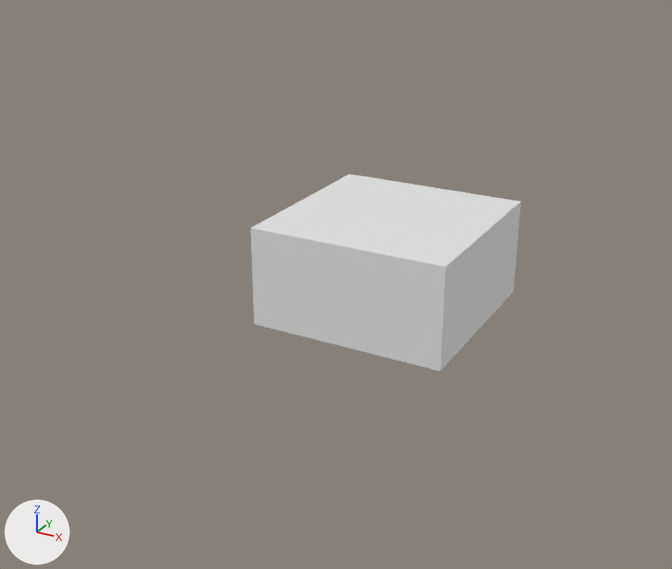
The FBX model UVVR/Assets/Models/Room.fbx: old version first, new version second.
Camera for both pictures: a 50 mm camera at (11.54, -24.48, 12.62) aimed at (-0.06, -3.38, 2.07). The lights are fixed; the arrows at lower left show +X, +Y and +Z. Where no turn or scale is listed for an object, it has been applied to the vertices.

The older version as bpy lines, for what is in view:
```python
me_cube = bpy.data.meshes.new('Cube')
me_cube.from_pydata(...)  # 16 vertices, 12 faces; spans x -3.09..3.09, y -3.09..3.09, z -0.01..3.14
# faces by material slot: [10, 1, 1]
me_cube.materials.append(mat_walls)  # white #e7e7e7
me_cube.materials.append(mat_floor)  # white #e7e7e7
me_cube.materials.append(mat_ceiling)  # white #e7e7e7
ob_cube_002 = bpy.data.objects.new('Cube.002', me_cube)
ob_cube_002.location = (0.0, 0.0, 0.0)
```
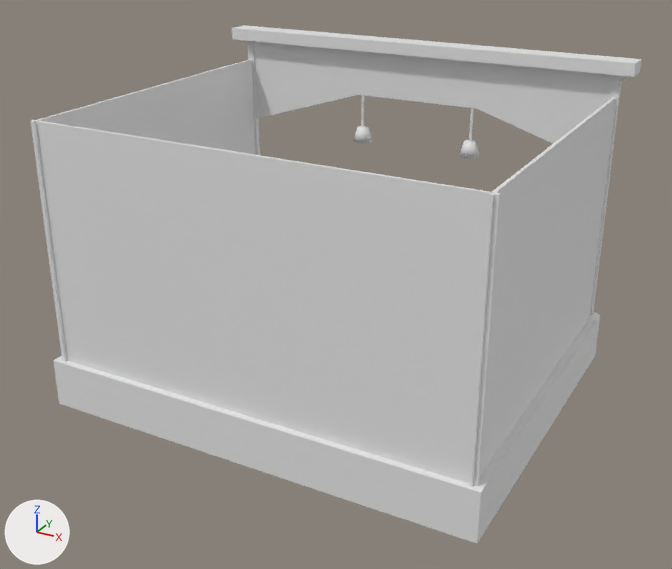
Scene script edits in JSON lines:
```json
{"block": "me_cube", "where": "# used by ob_cube_002; location = (0.0, 0.0, 0.0)"}
{"op": "remove", "block": "me_cube", "code": "me_cube.from_pydata(...)  # 16 vertices, 12 faces; spans x -3.09..3.09, y -3.09..3.09, z -0.01..3.14"}
{"op": "remove", "block": "me_cube", "code": "me_cube.materials.append(mat_walls)  # white #e7e7e7"}
{"op": "remove", "block": "me_cube", "code": "me_cube.materials.append(mat_floor)  # white #e7e7e7"}
{"op": "remove", "block": "me_cube", "code": "me_cube.materials.append(mat_ceiling)  # white #e7e7e7"}
{"op": "add", "block": "me_cube", "code": "me_cube.from_pydata(...)  # 158 vertices, 158 faces; spans x -6.46..6.46, y -10.79..-0.54, z -1.0..8.07"}
{"block": "me_cube", "change": "me_cube part 1: a new loose piece of 156 vertices spanning x -6.46..6.46, y -10.79..-0.54, z -1.0..8.07"}
{"block": "me_cube", "change": "me_cube part 2: the whole mesh is rebuilt"}
{"op": "add", "block": "me_cylinder_002", "code": ["me_cylinder_002 = bpy.data.meshes.new('Cylinder.002')", "me_cylinder_002.from_pydata(...)  # 132 vertices, 116 faces; spans x -0.33..3.97, y -0.33..0.33, z -0.23..0.28"]}
{"op": "add", "block": "me_cube_009", "code": ["me_cube_009 = bpy.data.meshes.new('Cube.009')", "me_cube_009.from_pydata(...)  # a box spanning x -6.0..-5.91, y -8.21..1.63, z -0.01..7.07; a box spanning x 5.91..6.0, y -8.21..1.63, z -0.01..7.07"]}
{"op": "add", "block": "me_cube_004", "code": ["me_cube_004 = bpy.data.meshes.new('Cube.004')", "me_cube_004.from_pydata(...)  # 16 vertices, 14 faces; spans x -5.9..5.9, y -0.05..0.05, z 1.03..3.79"]}
{"op": "add", "block": "me_cube_008", "code": ["me_cube_008 = bpy.data.meshes.new('Cube.008')", "me_cube_008.from_pydata(...)  # a box spanning x -0.03..0.03, y -0.03..0.03, z -0.69..0.69; a box spanning x 3.62..3.69, y -0.03..0.03, z -0.69..0.69"]}
{"op": "add", "block": "me_cube_006", "code": ["me_cube_006 = bpy.data.meshes.new('Cube.006')", "me_cube_006.from_pydata(...)  # a box spanning x -6.1..6.1, y -0.04..0.04, z -3.54..3.54"]}
{"op": "set", "path": "ob_cube_002.location", "old": "(0.0, 0.0, 0.0)", "new": "(0.0, 2.47, 0.0)"}
{"op": "add", "block": "ob_cylinder_001", "code": ["ob_cylinder_001 = bpy.data.objects.new('Cylinder.001', me_cylinder_002)", "ob_cylinder_001.location = (-1.82, 1.59, 5.0)"]}
{"op": "add", "block": "ob_cube_005", "code": ["ob_cube_005 = bpy.data.objects.new('Cube.005', me_cube_009)", "ob_cube_005.location = (0.0, 0.0, 0.0)"]}
{"op": "add", "block": "ob_cube_003", "code": ["ob_cube_003 = bpy.data.objects.new('Cube.003', me_cube_004)", "ob_cube_003.location = (0.0, 1.59, 4.04)"]}
{"op": "add", "block": "ob_cube_004", "code": ["ob_cube_004 = bpy.data.objects.new('Cube.004', me_cube_008)", "ob_cube_004.location = (-1.83, 1.59, 5.74)"]}
{"op": "add", "block": "ob_cube_006", "code": ["ob_cube_006 = bpy.data.objects.new('Cube.006', me_cube_006)", "ob_cube_006.location = (0.0, -8.09, 3.53)"]}
```

Changed parts and their boxes (x1, y1, x2, y2) in the pictures (672 x 569 px):
```json
{"object": "Cube.006", "change": "added", "after": [30, 120, 501, 486]}
{"object": "Cube.002", "change": "reshaped, moved", "before": [251, 174, 521, 371], "after": [53, 25, 642, 543], "on screen": "118% wider, 162% taller"}
{"object": "Cube.005", "change": "added", "after": [31, 59, 616, 486]}
{"object": "Cube.003", "change": "added", "after": [254, 42, 612, 143]}
{"object": "Cylinder.001", "change": "added", "after": [353, 126, 479, 158]}
{"object": "Cube.004", "change": "added", "after": [361, 95, 474, 142]}
{"part": 1, "of": "me_cube", "change": "added", "after": [53, 25, 642, 543]}
{"part": 2, "of": "me_cube", "change": "deleted", "before": [251, 174, 521, 371]}
```
